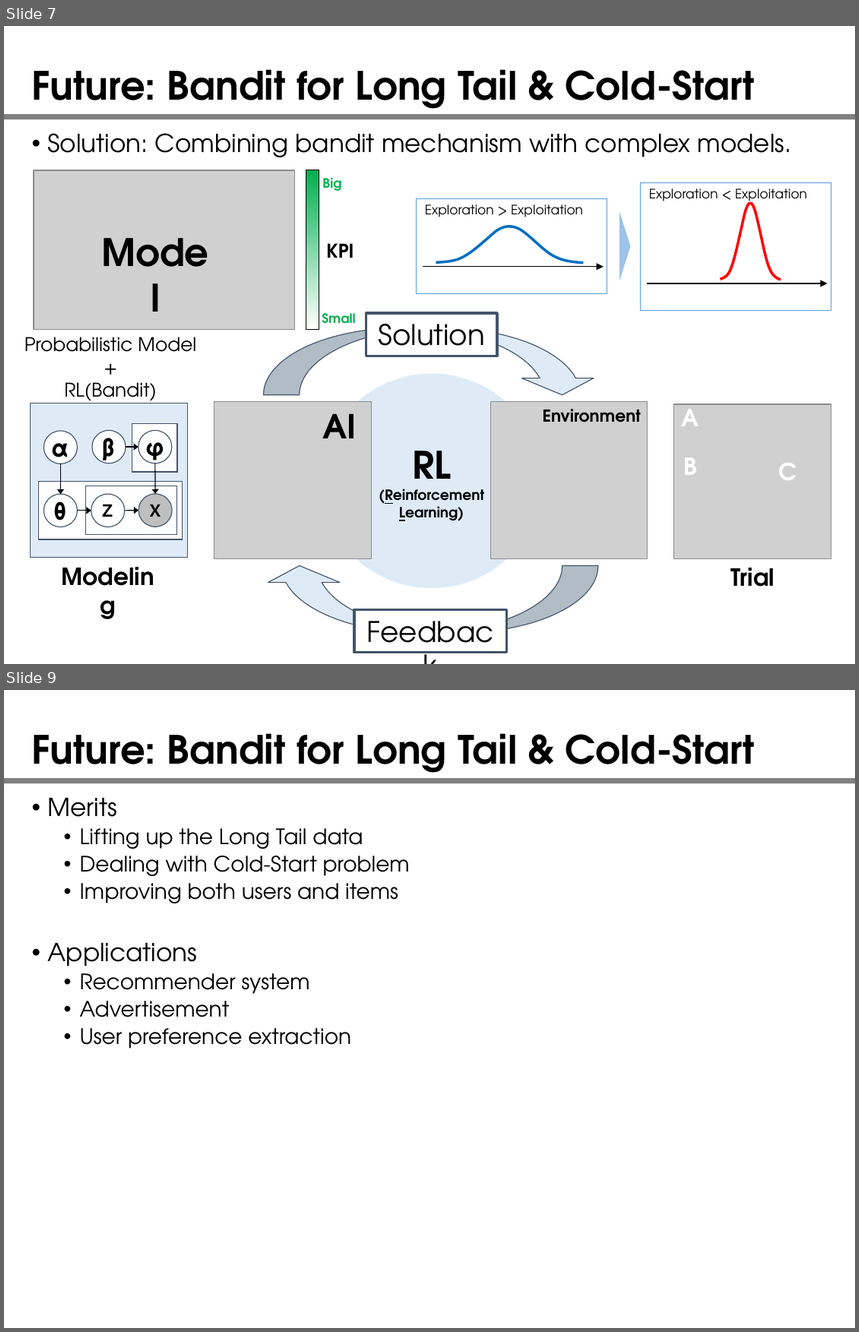
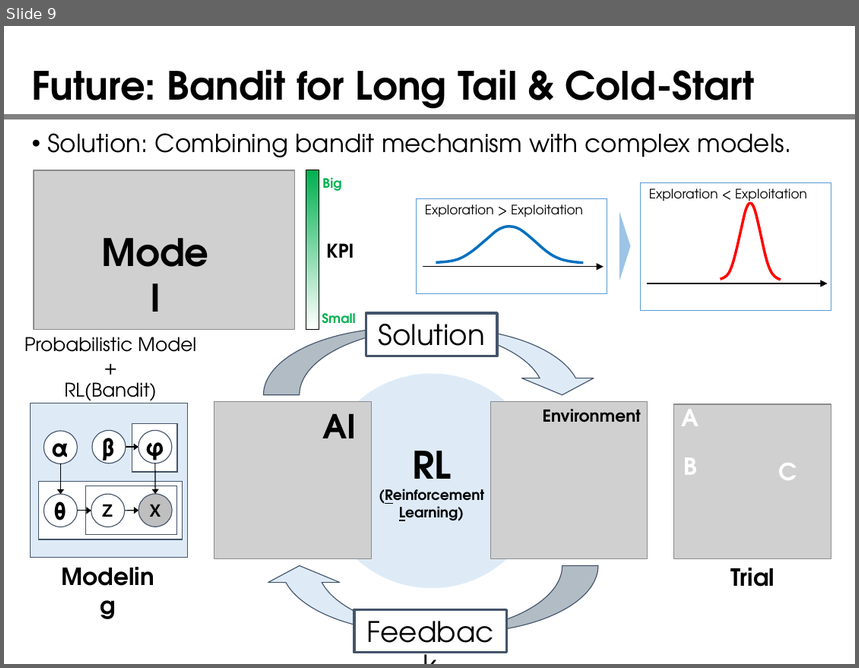
Before and after one commit to yangbin64/document, a slide deck: introduction.pptx. Shown one above the other, each under a label of ours: slides 7 and 9 before the commit, slide 9 after it; the slides between them are not shown. The pictures are 859x1332 and 859x668 pixels, drawn with LibreOffice and Linux fonts; fonts in the diff are those of the drawing; grey boxes stand for pictures. Boxes give left, top, right and bottom in pixels: in the first picture for what was removed or moved away, otherwise in the second. Text is boxed around its words. In the diff, an @@ line names an element or a change of style, - is before the commit and + after.

```diff
--- a/introduction.pptx
+++ b/introduction.pptx
@@ slide 9 removed at bbox=[4, 690, 855, 1328], background #FFFFFF; not listed: 1 template element that a slide beside it also shows @@
@@ title removed at bbox=[32, 733, 755, 780] @@
-Future: Bandit for Long Tail & Cold-Start
@@ text removed at bbox=[48, 798, 410, 1049] @@
-• Merits
-  • Lifting up the Long Tail data
-  • Dealing with Cold-Start problem
-  • Improving both users and items
-• Applications
-  • Recommender system
-  • Advertisement
-  • User preference extraction
@@ what was slide 7 is now slide 9 @@
```
Also in this commit, not shown: 5 slides changed, 2 slides added.
